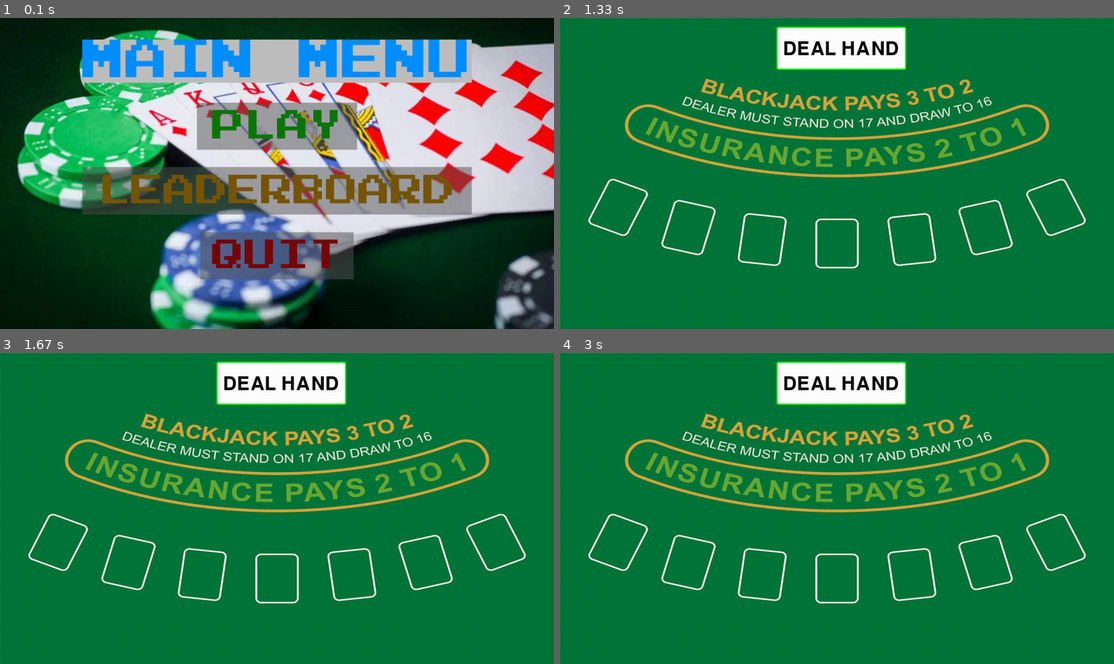
Above: before the commit, frames 1-4 (two rows, left to right).
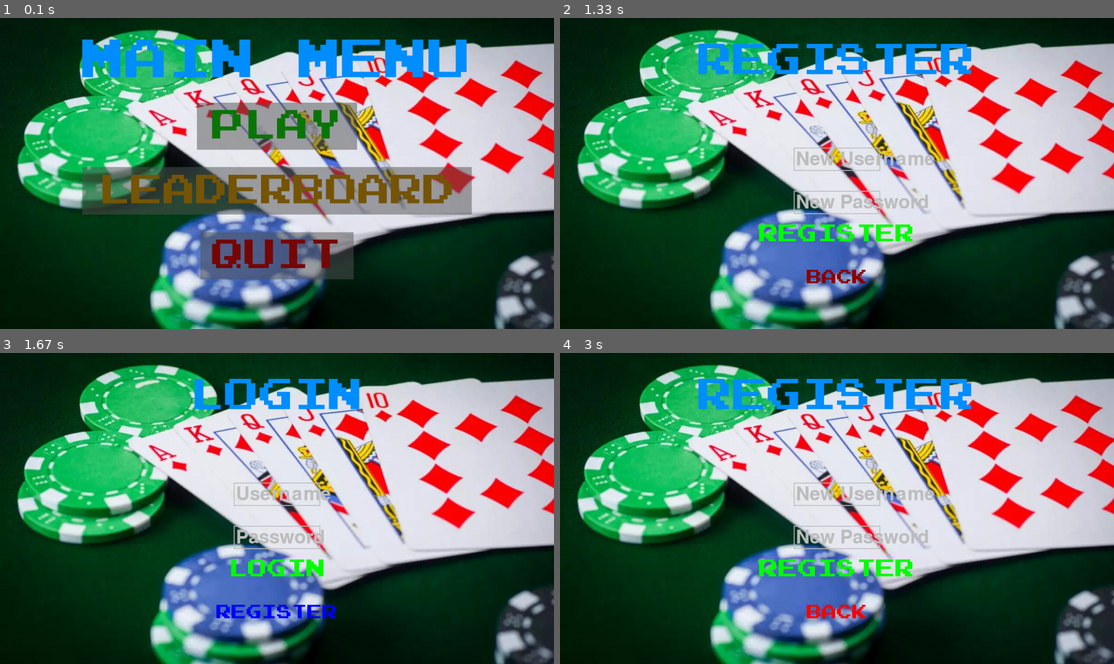
Above: after the commit, the same moments.

Repository: Matthias-254/Pygame_blackjack
Game: pygame game, started from pygame_blackjack.py
Two runs of this game, one before a commit and one after it. Both use one fixed random seed, a clock stepped at 60 frames per second and the inputs below.
Inputs (mouse positions are in pixels of both pictures, inside the frame that each line leads up to):
- Up to frame 1 (0.1 s): no input
- Up to frame 2 (1.33 s): press the mouse at (837, 126) at 0.37 s; move the mouse to (842, 195) at 0.47 s; release the mouse at (853, 263) at 0.6 s; press the mouse at (837, 232) at 0.7 s; move the mouse to (737, 248) at 0.8 s; release the mouse at (643, 263) at 0.93 s; click (837, 276) at 1.05 s, where only the run after the commit has a clickable "REGISTER"
- Up to frame 3 (1.67 s): press the mouse at (277, 567) at 1.37 s; move the mouse to (254, 486) at 1.47 s; release the mouse at (232, 405) at 1.6 s
- Up to frame 4 (3 s): press the mouse at (837, 611) at 1.7 s; move the mouse to (731, 555) at 1.8 s; release the mouse at (632, 499) at 1.93 s; press the mouse at (837, 567) at 2.03 s; move the mouse to (914, 595) at 2.13 s; release the mouse at (992, 620) at 2.27 s

The runs differ from the first frame. In frame 1, 5.4% of the frame differs, in the area x 14-86%, y 6-21%; in frame 2, 99%; in frame 3, 99%, in the area x 0-100%, y 0-100%; in frame 4, 99%.

Commit message:
login/register aangemaakt

Diff:
--- a/pygame_blackjack.py
+++ b/pygame_blackjack.py
@@ -49,9 +49,8 @@
 #	(3, 'Jane', '789', 23, 27, 5)
 #	""")
 cursor.execute("""
-    SELECT username, wins FROM players ORDER BY wins DESC LIMIT 10
+	SELECT username, wins FROM players ORDER BY wins DESC LIMIT 10
 """)
-players_data = cursor.fetchall()
 connection.commit()
 
 class Button:
@@ -84,81 +83,205 @@
 		else:
 			self.text = self.font.render(self.text_input, True, self.base_color)
 
+class TextInput:
+    def __init__(self, pos, width, font, placeholder=""):
+        self.rect = pygame.Rect(pos[0], pos[1], width, font.get_height() + 10)
+        self.font = font
+        self.placeholder = placeholder
+        self.text = ""
+        self.active = False
+        self.color_inactive = pygame.Color('gray')
+        self.color_active = pygame.Color('black')
+        self.color = self.color_inactive
+
+    def handle_event(self, event):
+        if event.type == pygame.MOUSEBUTTONDOWN:
+            if self.rect.collidepoint(event.pos):
+                self.active = not self.active
+            else:
+                self.active = False
+            self.color = self.color_active if self.active else self.color_inactive
+
+        if event.type == pygame.KEYDOWN:
+            if self.active:
+                if event.key == pygame.K_RETURN:
+                    return self.text
+                elif event.key == pygame.K_BACKSPACE:
+                    self.text = self.text[:-1]
+                else:
+                    self.text += event.unicode
+        return None
+
+    def draw(self, screen):
+        txt_surface = self.font.render(self.text if self.text else self.placeholder, True, self.color)
+        screen.blit(txt_surface, (self.rect.x + 5, self.rect.y + 5))
+        pygame.draw.rect(screen, self.color, self.rect, 2)
+
 def login_menu():
-	screen.blit(BG, (0, 0))
+    username_input = TextInput((540, 300), 200, font, placeholder="Username")
+    password_input = TextInput((540, 400), 200, font, placeholder="Password")
+    login_button = Button(image=None, pos=(640, 500), text_input="LOGIN", font=get_font(45), base_color="Green", hovering_color="Lightgreen")
+    register_button = Button(image=None, pos=(640, 600), text_input="REGISTER", font=get_font(35), base_color="Blue", hovering_color="Lightblue")
+
+    while True:
+        screen.blit(BG, (0, 0))
+        login_mouse_pos = pygame.mouse.get_pos()
+
+        login_text = get_font(80).render("LOGIN", True, "#008fff")
+        login_rect = login_text.get_rect(center=(640, 100))
+        screen.blit(login_text, login_rect)
+
+        # Draw TextInput fields
+        username_input.draw(screen)
+        password_input.draw(screen)
+
+        login_button.change_color(login_mouse_pos)
+        login_button.update(screen)
+        register_button.change_color(login_mouse_pos)
+        register_button.update(screen)
+
+        for event in pygame.event.get():
+            if event.type == pygame.QUIT:
+                pygame.quit()
+                sys.exit()
+            if event.type == pygame.MOUSEBUTTONDOWN:
+                if login_button.check_for_input(login_mouse_pos):
+                    username = username_input.text
+                    password = password_input.text
+                    cursor.execute("SELECT * FROM players WHERE username = ? AND password = ?", (username, password))
+                    user = cursor.fetchone()
+                    if user:
+                        global logged_in
+                        logged_in = True
+                        blackjack_game()
+                    else:
+                        print("Invalid credentials!")
+                if register_button.check_for_input(login_mouse_pos):
+                    register_menu()
+
+            # Handle text input
+            username_input.handle_event(event)
+            password_input.handle_event(event)
+
+        pygame.display.update()
+
+
+def register_menu():
+    username_input = TextInput((540, 300), 200, font, placeholder="New Username")
+    password_input = TextInput((540, 400), 200, font, placeholder="New Password")
+    register_button = Button(image=None, pos=(640, 500), text_input="REGISTER", font=get_font(45), base_color="Green", hovering_color="Lightgreen")
+    back_button = Button(image=None, pos=(640, 600), text_input="BACK", font=get_font(35), base_color="Red", hovering_color="Darkred")
+
+    while True:
+        screen.blit(BG, (0, 0))
+        register_mouse_pos = pygame.mouse.get_pos()
+
+        register_text = get_font(80).render("REGISTER", True, "#008fff")
+        register_rect = register_text.get_rect(center=(640, 100))
+        screen.blit(register_text, register_rect)
+
+        username_input.draw(screen)
+        password_input.draw(screen)
+
+        register_button.change_color(register_mouse_pos)
+        register_button.update(screen)
+        back_button.change_color(register_mouse_pos)
+        back_button.update(screen)
+
+        for event in pygame.event.get():
+            if event.type == pygame.QUIT:
+                pygame.quit()
+                sys.exit()
+            if event.type == pygame.MOUSEBUTTONDOWN:
+                if register_button.check_for_input(register_mouse_pos):
+                    username = username_input.text
+                    password = password_input.text
+                    try:
+                        cursor.execute("INSERT INTO players (username, password) VALUES (?, ?)", (username, password))
+                        connection.commit()
+                        print("Registration successful!")
+                        login_menu()
+                    except sqlite3.IntegrityError:
+                        print("Username already taken!")
+                if back_button.check_for_input(register_mouse_pos):
+                    login_menu()
+
+            username_input.handle_event(event)
+            password_input.handle_event(event)
+
+        pygame.display.update()
 
 def main_menu():
+    while True:
+        screen.blit(BG, (0, 0))
+        menu_mouse_pos = pygame.mouse.get_pos()
+
+        menu_text = get_font(100).render("MAIN MENU", True, "#008fff")
+        menu_rect = menu_text.get_rect(center=(640, 100))
+
+        play_button = Button(image=pygame.image.load("assets/Play Rect.png"), pos=(640, 250),
+                             text_input="PLAY", font=get_font(75), base_color="#0c7708", hovering_color="Green")
+        leaderboard_button = Button(image=pygame.image.load("assets/Leaderboard Rect.png"), pos=(640, 400),
+                                    text_input="LEADERBOARD", font=get_font(75), base_color="#775608", hovering_color="Orange")
+        quit_button = Button(image=pygame.image.load("assets/Quit Rect.png"), pos=(640, 550),
+                             text_input="QUIT", font=get_font(75), base_color="#770808", hovering_color="Red")
+
+        screen.blit(menu_text, menu_rect)
+
+        for button in [play_button, leaderboard_button, quit_button]:
+            button.change_color(menu_mouse_pos)
+            button.update(screen)
+
+        for event in pygame.event.get():
+            if event.type == pygame.QUIT:
+                pygame.quit()
+                sys.exit()
+            if event.type == pygame.MOUSEBUTTONDOWN:
+                if play_button.check_for_input(menu_mouse_pos):
+                    login_menu()  # Ga naar het login_menu
+                if leaderboard_button.check_for_input(menu_mouse_pos):
+                    leaderboard()
+                if quit_button.check_for_input(menu_mouse_pos):
+                    pygame.quit()
+                    sys.exit()
+
+        pygame.display.update()
+
+def leaderboard():
 	while True:
-		screen.blit(BG, (0, 0))
-
-		menu_mouse_pos = pygame.mouse.get_pos()
-
-		menu_text = get_font(100).render("MAIN MENU", True, "#008fff" , "Grey")
-		menu_rect = menu_text.get_rect(center=(640, 100))
-
-		play_button = Button(image=pygame.image.load("assets/Play Rect.png"), pos=(640, 250),
-							text_input="PLAY", font=get_font(75), base_color="#0c7708", hovering_color="Green")
-		leaderboard_button = Button(image=pygame.image.load("assets/Leaderboard Rect.png"), pos=(640, 400),
-							text_input="LEADERBOARD", font=get_font(75), base_color="#775608", hovering_color="Orange")
-		quit_button = Button(image=pygame.image.load("assets/Quit Rect.png"), pos=(640, 550),
-							text_input="QUIT", font=get_font(75), base_color="#770808", hovering_color="Red")
-
-		screen.blit(menu_text, menu_rect)
-
-		for button in [play_button, leaderboard_button, quit_button]:
-			button.change_color(menu_mouse_pos)
-			button.update(screen)
+		leaderboard_mouse_pos = pygame.mouse.get_pos()
+
+		screen.blit(pygame.image.load("assets/LeaderboardBG.jpg"), (0,0))
+
+		leaderboard_text = get_font(45).render("Most Wins Leaderboard:", True, "Gold")
+		leaderboard_rect = leaderboard_text.get_rect(center=(640, 50))
+		screen.blit(leaderboard_text, leaderboard_rect)
+
+		cursor.execute("SELECT username, wins FROM players ORDER BY wins DESC LIMIT 10")
+		players_data = cursor.fetchall()
+
+		start_y = 150
+		for index, (username, wins) in enumerate(players_data):
+			player_text = get_font(30).render(f"{index + 1}. {username} - Wins: {wins}", True, "White")
+			player_rect = player_text.get_rect(center=(640, start_y))
+			screen.blit(player_text, player_rect)
+			start_y += 50
+
+		leaderboard_back = Button(image=None, pos=(640, 660),
+								  text_input="BACK", font=get_font(75), base_color="Darkred", hovering_color="Red")
+
+		leaderboard_back.change_color(leaderboard_mouse_pos)
+		leaderboard_back.update(screen)
 
 		for event in pygame.event.get():
 			if event.type == pygame.QUIT:
 				pygame.quit()
 				sys.exit()
 			if event.type == pygame.MOUSEBUTTONDOWN:
-				if play_button.check_for_input(menu_mouse_pos):
-					blackjack_game()
-				if leaderboard_button.check_for_input(menu_mouse_pos):
-					leaderboard()
-				if quit_button.check_for_input(menu_mouse_pos):
-					pygame.quit()
-					sys.exit()
+				if leaderboard_back.check_for_input(leaderboard_mouse_pos):
+					main_menu()
 
 		pygame.display.update()
-
-def leaderboard():
-    while True:
-        leaderboard_mouse_pos = pygame.mouse.get_pos()
-
-        screen.blit(pygame.image.load("assets/LeaderboardBG.jpg"), (0,0))
-
-        leaderboard_text = get_font(45).render("Most Wins Leaderboard:", True, "Gold")
-        leaderboard_rect = leaderboard_text.get_rect(center=(640, 50))
-        screen.blit(leaderboard_text, leaderboard_rect)
-
-        cursor.execute("SELECT username, wins FROM players ORDER BY wins DESC LIMIT 10")
-        players_data = cursor.fetchall()
-
-        start_y = 150
-        for index, (username, wins) in enumerate(players_data):
-            player_text = get_font(30).render(f"{index + 1}. {username} - Wins: {wins}", True, "White")
-            player_rect = player_text.get_rect(center=(640, start_y))
-            screen.blit(player_text, player_rect)
-            start_y += 50
-
-        leaderboard_back = Button(image=None, pos=(640, 660),
-                                  text_input="BACK", font=get_font(75), base_color="Darkred", hovering_color="Red")
-
-        leaderboard_back.change_color(leaderboard_mouse_pos)
-        leaderboard_back.update(screen)
-
-        for event in pygame.event.get():
-            if event.type == pygame.QUIT:
-                pygame.quit()
-                sys.exit()
-            if event.type == pygame.MOUSEBUTTONDOWN:
-                if leaderboard_back.check_for_input(leaderboard_mouse_pos):
-                    main_menu()
-
-        pygame.display.update()
 
 
 def deal_cards(current_hand, current_deck):
@@ -206,37 +329,41 @@
 	return hand_score
 
 def draw_game(act, record, result):
-	if not logged_in:
-		#login_menu()
-		button_list = []
-		if not act:
-			deal = pygame.draw.rect(screen, 'white', [500, 20, 300, 100], 0, 5)
-			pygame.draw.rect(screen, 'green', [500, 20, 300, 100], 3, 5)
-			deal_text = font.render('DEAL HAND', True, 'black')
-			screen.blit(deal_text, (515, 50))
-			button_list.append(deal)
-		else:
-			hit = pygame.draw.rect(screen, 'white', [0, 560, 300, 100], 0, 5)
-			pygame.draw.rect(screen, 'green', [0, 560, 300, 100], 3, 5)
-			hit_text = font.render('HIT ME', True, 'black')
-			screen.blit(hit_text, (55, 595))
-			button_list.append(hit)
-			stand = pygame.draw.rect(screen, 'white', [300, 560, 300, 100], 0, 5)
-			pygame.draw.rect(screen, 'green', [300, 560, 300, 100], 3, 5)
-			stand_text = font.render('STAND', True, 'black')
-			screen.blit(stand_text, (355, 595))
-			button_list.append(stand)
-			score_text = smaller_font.render(f'Wins: {record[0]}   Losses: {record[1]}   Draws: {record[2]}', True, 'white')
-			screen.blit(score_text, (15, 675))
-		if result != 0:
-			screen.blit(font.render(results[result], True, 'white'), (15, 10))
-			deal = pygame.draw.rect(screen, 'white', [150, 220, 300, 100], 0, 5)
-			pygame.draw.rect(screen, 'green', [150, 220, 300, 100], 3, 5)
-			pygame.draw.rect(screen, 'black', [153, 223, 294, 94], 3, 5)
-			deal_text = font.render('NEW HAND', True, 'black')
-			screen.blit(deal_text, (165, 250))
-			button_list.append(deal)
-		return button_list
+	button_list = []  # Define button_list at the start
+
+	if not act:
+		deal = pygame.draw.rect(screen, 'white', [500, 20, 300, 100], 0, 5)
+		pygame.draw.rect(screen, 'green', [500, 20, 300, 100], 3, 5)
+		deal_text = font.render('DEAL HAND', True, 'black')
+		screen.blit(deal_text, (515, 50))
+		button_list.append(deal)
+	else:
+		hit = pygame.draw.rect(screen, 'white', [0, 560, 300, 100], 0, 5)
+		pygame.draw.rect(screen, 'green', [0, 560, 300, 100], 3, 5)
+		hit_text = font.render('HIT ME', True, 'black')
+		screen.blit(hit_text, (55, 595))
+		button_list.append(hit)
+
+		stand = pygame.draw.rect(screen, 'white', [300, 560, 300, 100], 0, 5)
+		pygame.draw.rect(screen, 'green', [300, 560, 300, 100], 3, 5)
+		stand_text = font.render('STAND', True, 'black')
+		screen.blit(stand_text, (355, 595))
+		button_list.append(stand)
+
+		score_text = smaller_font.render(f'Wins: {record[0]}   Losses: {record[1]}   Draws: {record[2]}', True, 'white')
+		screen.blit(score_text, (15, 675))
+
+	if result != 0:
+		screen.blit(font.render(results[result], True, 'white'), (15, 10))
+		deal = pygame.draw.rect(screen, 'white', [150, 220, 300, 100], 0, 5)
+		pygame.draw.rect(screen, 'green', [150, 220, 300, 100], 3, 5)
+		pygame.draw.rect(screen, 'black', [153, 223, 294, 94], 3, 5)
+		deal_text = font.render('NEW HAND', True, 'black')
+		screen.blit(deal_text, (165, 250))
+		button_list.append(deal)
+
+	return button_list
+
 
 def check_endgame(hand_act, deal_score, play_score, result, totals, add):
 	if not hand_act and deal_score >= 17:
Binary file changed: blackjack.db
